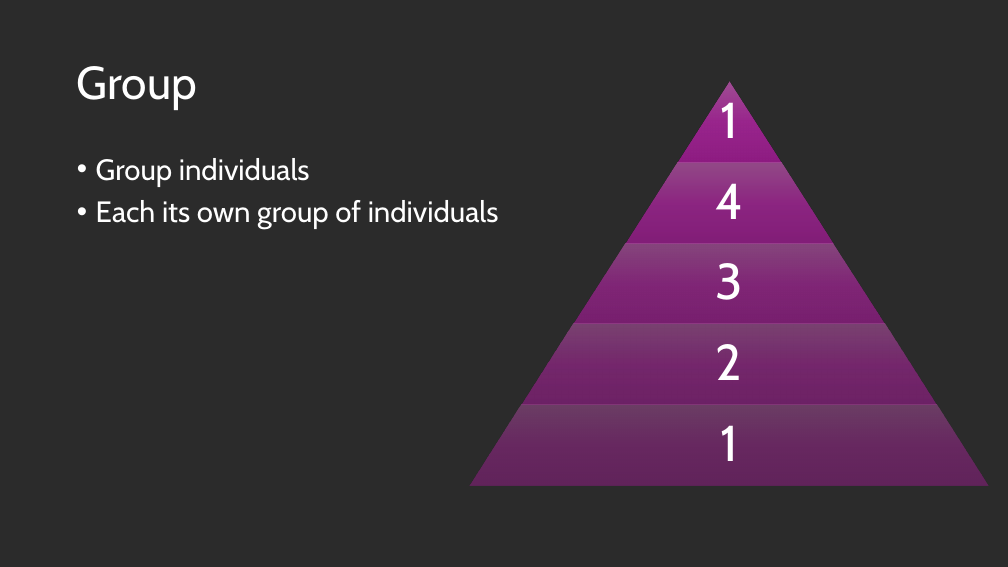
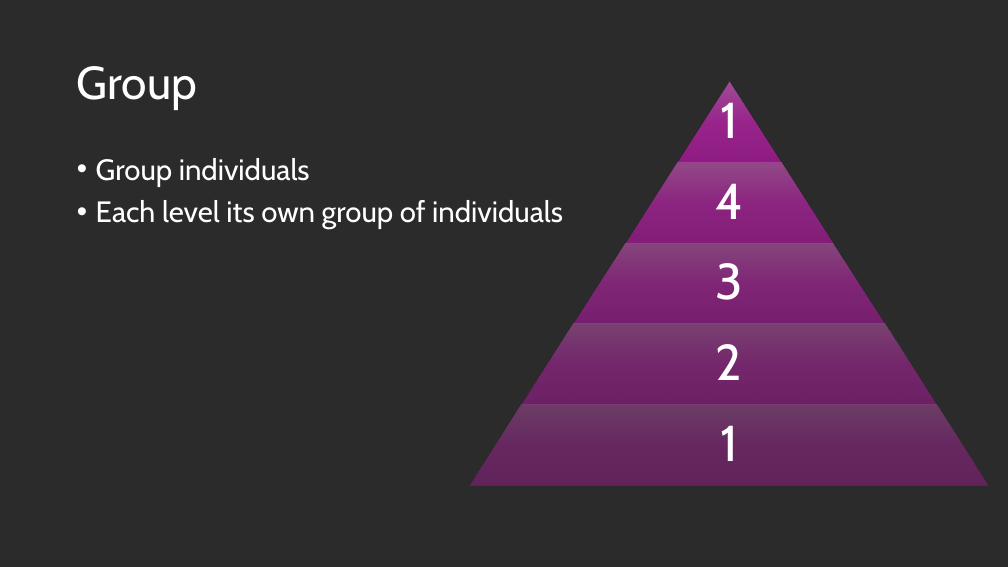
Before and after one commit to us-ja/GWAS_Internship_2025, a slide deck: slide 12 of Presentation/End_of_internship.pptx. Drawn at 1008x567 pixels with LibreOffice and Linux fonts; fonts in the diff are those of the drawing; background and template pictures are left out; a plain dark background stands for a picture behind light text. Boxes give left, top, right and bottom in pixels: in the first picture for what was removed or moved away, otherwise in the second. Text is boxed around its words. In the diff, an @@ line names an element or a change of style, - is before the commit and + after.

Commit message:
slides at the end of ppt

```diff
--- a/Presentation/End_of_internship.pptx
+++ b/Presentation/End_of_internship.pptx
@@ text at (96,200,563,229): text changed @@
-• Each its own group of individuals
+• Each level its own group of individuals
```
Also in this commit, not shown: 1 other slide changed, 3 slides added.
